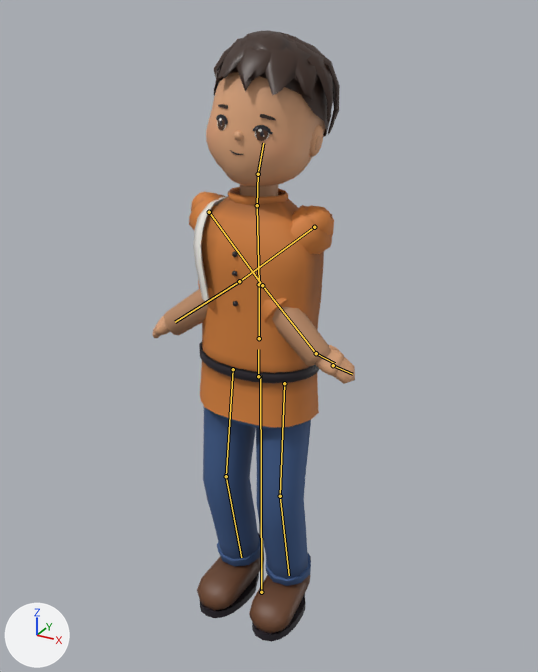
Two versions of the glTF model public/models/villager-man.glb, one commit apart.
Rendered twice from a camera (50 mm lens) standing at (0.942, -1.663, 1.759) and looking at (0.004, 0.043, 0.906). Arrows for +X, +Y and +Z are at lower left; the lights stay in place. The first picture is the older version. Both versions are drawn at frame 86 of the action 'Talk'; the numbers are the values there. The bones that change, and the others that lie on the model, are drawn over the model as lines.

In view in the first picture: 'villager-man'.
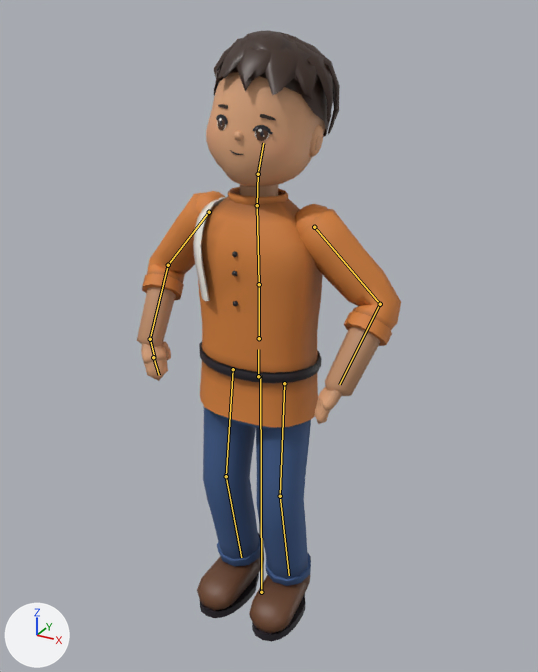
What differs and where, as boxes [x1, y1, x2, y2] in the pictures (538 x 672 px):
'villager-man', posed (30% wider): before [152, 30, 355, 642]; after [137, 30, 401, 642]
bone 'upperarm_L', root to tip: before (314, 227) to (239, 281); after (314, 227) to (380, 304)
bone 'forearm_L', root to tip: before (239, 281) to (175, 322); after (380, 304) to (339, 384)
bone 'upperarm_R', root to tip: before (209, 212) to (262, 285); after (209, 212) to (168, 265)
bone 'forearm_R', root to tip: before (262, 285) to (316, 353); after (168, 265) to (150, 339)

The edits, one by one:
Bone 'upperarm_L' (bone_upperarm_l) turns from (-78, 64, -15) to (14, 38, -19) degrees about its own x, y and z.
Bone 'forearm_L' (bone_forearm_l) turns from (4, 0, 2) to (-60, -7, -11) degrees about its own x, y and z.
Bone 'upperarm_R' (bone_upperarm_r) turns from (-78, -64, 15) to (14, -39, 19) degrees about its own x, y and z.
Bone 'forearm_R' (bone_forearm_r) turns from (4, 0, -2) to (-60, 7, 11) degrees about its own x, y and z.
